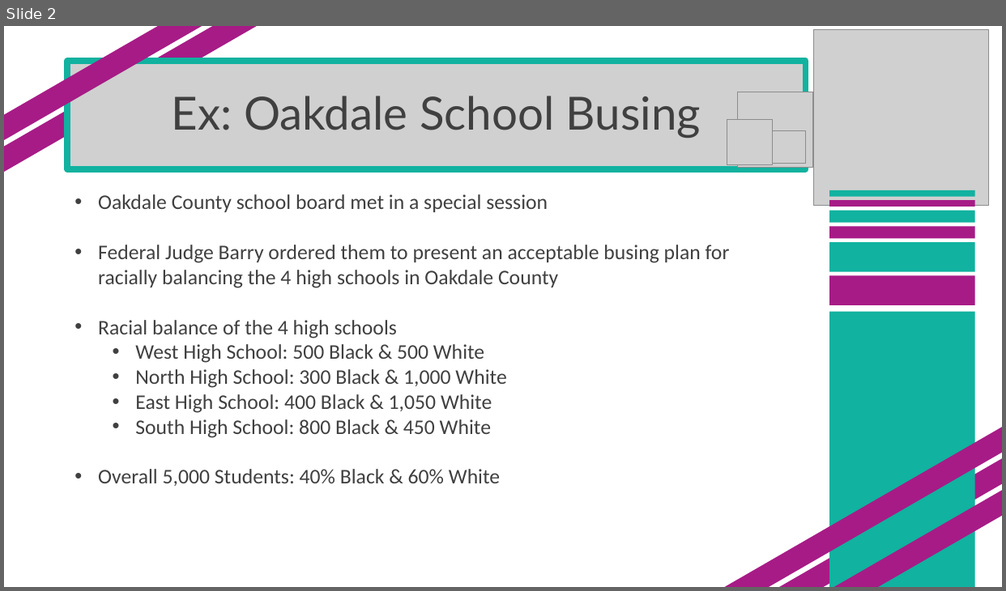
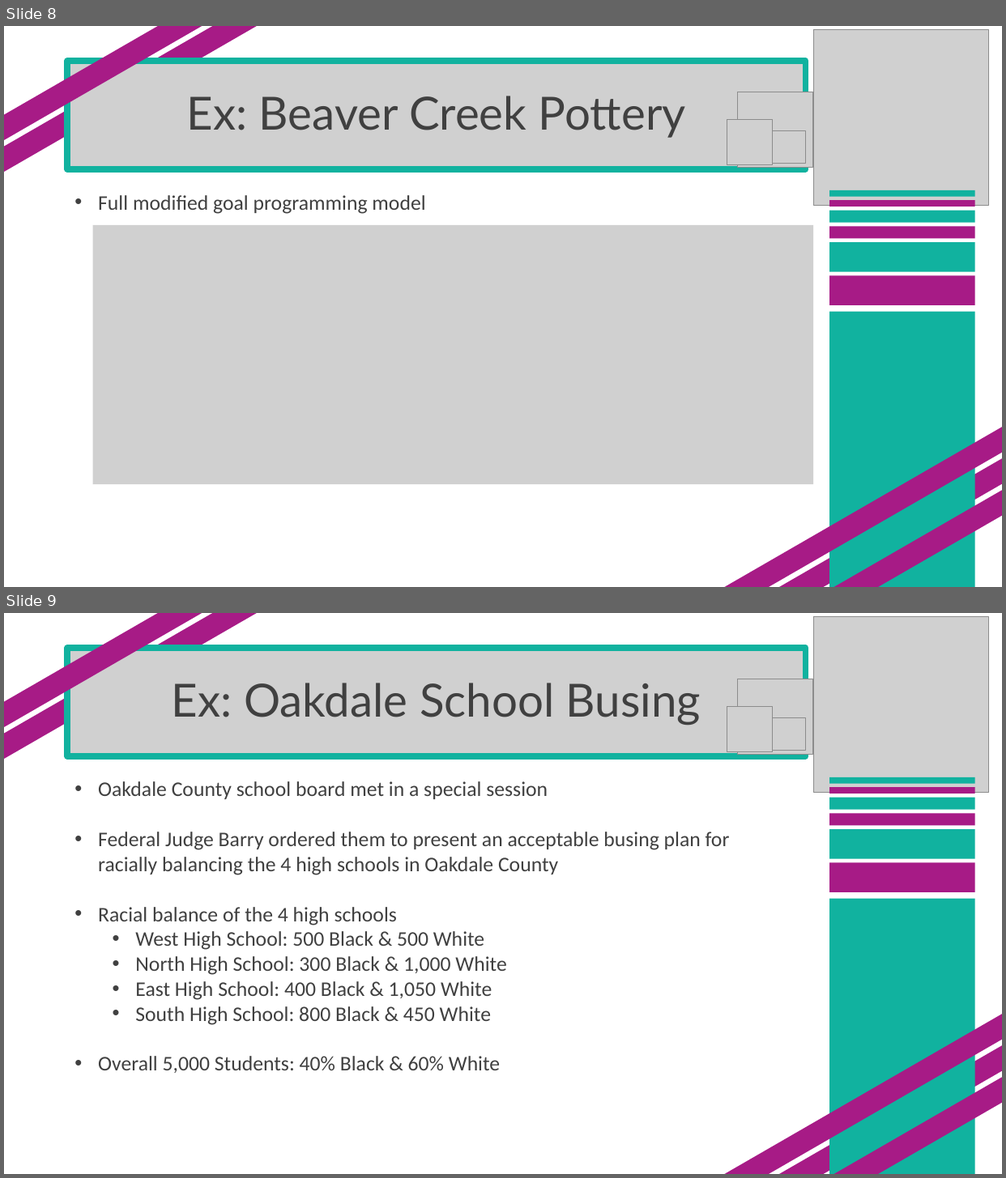
Before and after one commit to SuperMarioGiacomazzo/STOR305_WEBSITE, a slide deck: Lectures/Lecture 16/Lecture 16.pptx. Shown one above the other, each under a label of ours: slide 2 before the commit, slides 8 and 9 after it. The pictures are 1006x591 and 1006x1178 pixels, drawn with LibreOffice and Linux fonts; fonts in the diff are those of the drawing; grey boxes stand for pictures. Boxes give left, top, right and bottom in pixels: in the first picture for what was removed or moved away, otherwise in the second. Text is boxed around its words. In the diff, an @@ line names an element or a change of style, - is before the commit and + after.

```diff
--- a/Lectures/Lecture 16/Lecture 16.pptx
+++ b/Lectures/Lecture 16/Lecture 16.pptx
@@ slide 8 added at <box>4,26,1002,587</box>, background #FFFFFF @@
@@ rectangle added at <box>4,26,268,184</box>, fill #A71B86 @@
@@ rectangle added at <box>4,26,253,160</box>, fill #A71B86 @@
@@ picture added at <box>813,30,988,205</box> @@
@@ picture added at <box>68,62,806,169</box> @@
@@ title added at <box>68,61,806,169</box>, outline #11B29F 6 pt, 44 pt, text #404040 @@
+Ex: Beaver Creek Pottery
@@ picture added at <box>738,92,812,168</box> @@
@@ picture added at <box>727,120,772,165</box> @@
@@ picture added at <box>773,130,806,164</box> @@
@@ text added at <box>98,195,425,214</box>, 20 pt, text #404040 @@
+• Full modified goal programming model
@@ rectangle added at <box>829,190,975,197</box>, fill #11B29F @@
@@ rectangle added at <box>829,200,975,207</box>, fill #A71B86 @@
@@ rectangle added at <box>829,210,975,222</box>, fill #11B29F @@
@@ picture added at <box>93,225,814,485</box> @@
@@ rectangle added at <box>829,227,975,238</box>, fill #A71B86 @@
@@ rectangle added at <box>829,242,975,272</box>, fill #11B29F @@
@@ rectangle added at <box>829,276,975,306</box>, fill #A71B86 @@
@@ rectangle added at <box>829,312,975,587</box>, fill #11B29F @@
@@ rectangle added at <box>701,408,1002,587</box>, fill #A71B86 @@
@@ rectangle added at <box>765,431,1002,587</box>, fill #A71B86 @@
@@ rectangle added at <box>778,455,1002,587</box>, fill #A71B86 @@
@@ what was slide 2 is now slide 9 @@
```
Also in this commit, not shown: 3 slides changed, 10 other slides added, 57 other files.
